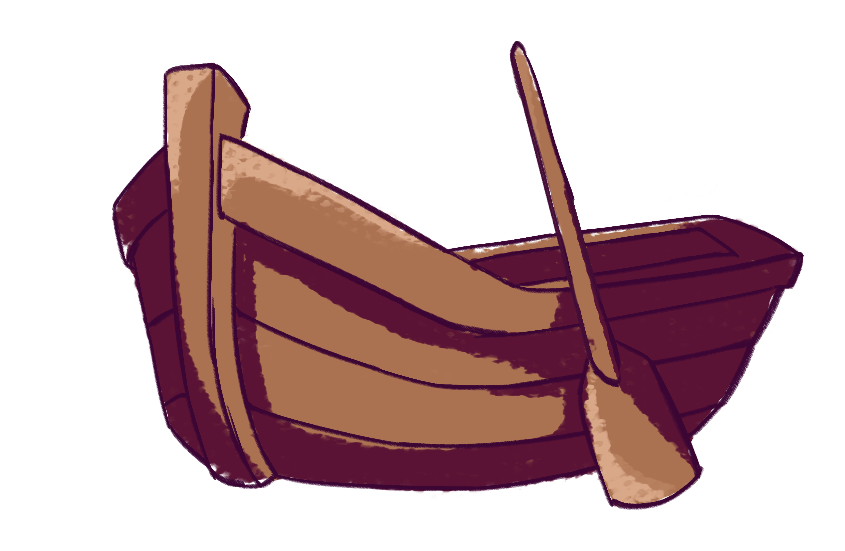
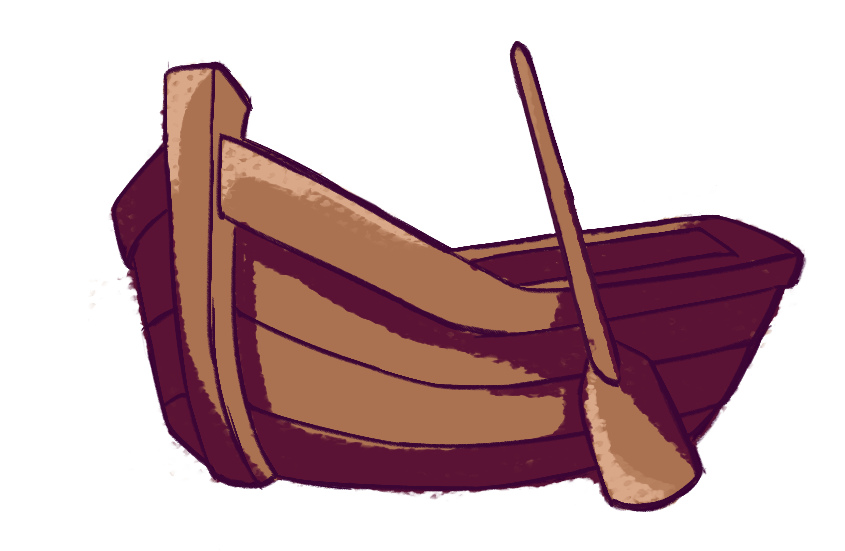
Two versions of the same layered image (845 × 551). Layer-by-layer changes:
showed "Group 7" over [88, 41, 805, 512]
showed "Group 6" over [115, 44, 807, 550]
